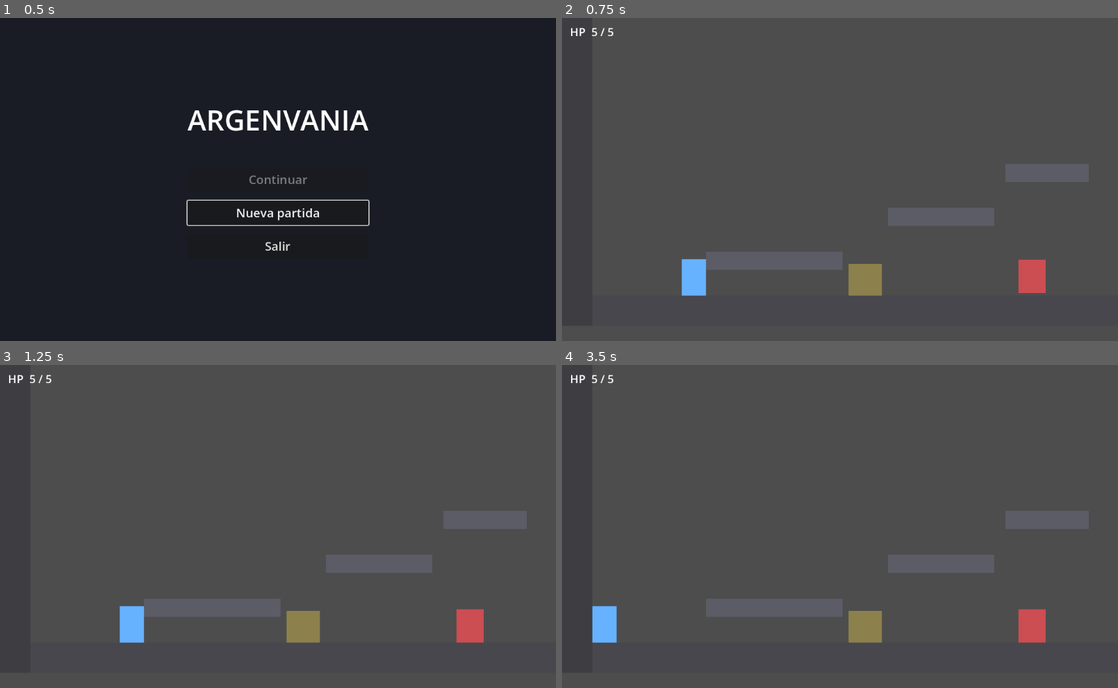
Above: before the commit, frames 1-4 (two rows, left to right).
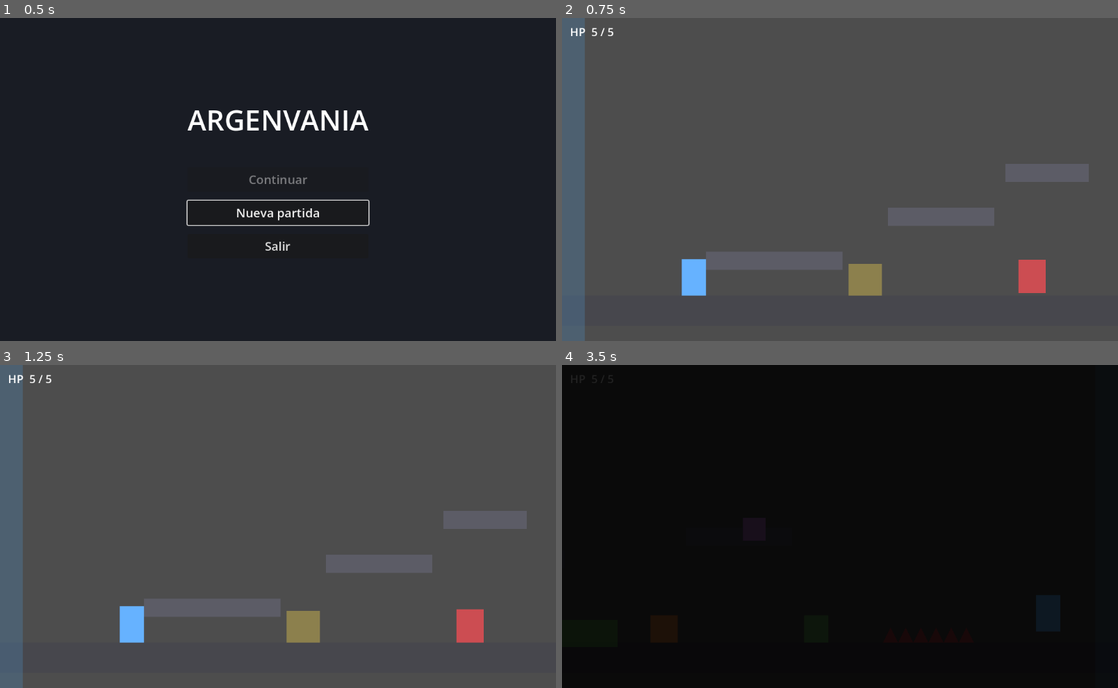
Above: after the commit, the same moments.

Repository: TrittoG/austral
Game: Godot game, scene res://scenes/title_screen.tscn
Same seed, same stepped clock (60 frames per second), same inputs: the game is played once before the commit and once after it.
Inputs:
- Up to frame 1 (0.5 s): no input
- Up to frame 2 (0.75 s): click "Nueva partida" at 0.5 s
- Up to frame 3 (1.25 s): no input
- Up to frame 4 (3.5 s): tap Enter at 1.25 s; hold D (move_right) 1.28-2.78 s; tap J (attack) at 1.35, 2.1, 3.05 s; tap Space (jump) at 1.52, 2.27 s; hold A (move_left) from 2.78 s (still down); tap Shift (dash) at 2.85 s

Frame 1 is identical in both runs. In frame 2, 4.1% of the frame differs, in the area x 0-5%, y 0-100%; in frame 3, 4.1%; in frame 4, 100%, in the area x 0-100%, y 0-100%.

Commit message:
Enemigos comunes (framework + 4 variantes), proyectil y hazards
- enemy_base.gd: framework reutilizable de enemigo comun (vida, recibir
  golpes con flash/knockback/hitstop, gravedad opcional, muerte,
  deteccion del player). Mismo patron de hurtbox/contacto que el dummy.
- Variantes (cada una su .tscn, todo @export):
  - Walker: patrulla, gira en paredes y bordes (raycast de borde). Contacto.
  - Flyer: vuela con vaiven seno, sigue lento al player. Sin gravedad. Contacto.
  - Charger: patrulla y embiste al detectarte cerca y a su nivel.
  - Shooter: quieto, dispara proyectiles cuando te tiene a tiro.
- projectile.tscn/.gd: vuela horizontal, dania al player (grupo
  enemy_hitbox), se destruye contra pared/player o por tiempo.
- Hazards: spikes.tscn (pinchos) y acid.tscn (charco), Area2D en grupo
  enemy_hitbox; el player ya recibe dano de ese grupo (sin script).
- demo_enemies.tscn: sala con todos colocados, conectada a la izquierda
  de room_01 para verlos funcionando.

Co-Authored-By: Claude Opus 4.8 <noreply@anthropic.com>

Diff:
--- /dev/null
+++ b/scenes/enemies/charger.tscn
@@ -0,0 +1,43 @@
+[gd_scene load_steps=5 format=3 uid="uid://c1charger0argen"]
+
+[ext_resource type="Script" path="res://scripts/enemies/enemy_charger.gd" id="1_charger"]
+
+[sub_resource type="RectangleShape2D" id="shape_body"]
+size = Vector2(36, 36)
+
+[sub_resource type="RectangleShape2D" id="shape_hurt"]
+size = Vector2(36, 36)
+
+[sub_resource type="RectangleShape2D" id="shape_contact"]
+size = Vector2(40, 40)
+
+[node name="Charger" type="CharacterBody2D"]
+collision_layer = 4
+collision_mask = 1
+script = ExtResource("1_charger")
+
+[node name="CollisionShape2D" type="CollisionShape2D" parent="."]
+shape = SubResource("shape_body")
+
+[node name="Body" type="ColorRect" parent="."]
+offset_left = -18.0
+offset_top = -18.0
+offset_right = 18.0
+offset_bottom = 18.0
+color = Color(0.85, 0.5, 0.25, 1)
+
+[node name="Hurtbox" type="Area2D" parent="." groups=["enemy_hurtbox"]]
+collision_layer = 16
+collision_mask = 0
+monitoring = false
+
+[node name="CollisionShape2D" type="CollisionShape2D" parent="Hurtbox"]
+shape = SubResource("shape_hurt")
+
+[node name="ContactDamage" type="Area2D" parent="." groups=["enemy_hitbox"]]
+collision_layer = 32
+collision_mask = 0
+monitoring = false
+
+[node name="CollisionShape2D" type="CollisionShape2D" parent="ContactDamage"]
+shape = SubResource("shape_contact")
--- /dev/null
+++ b/scenes/enemies/flyer.tscn
@@ -0,0 +1,44 @@
+[gd_scene load_steps=5 format=3 uid="uid://c1flyer0argen"]
+
+[ext_resource type="Script" path="res://scripts/enemies/enemy_flyer.gd" id="1_flyer"]
+
+[sub_resource type="RectangleShape2D" id="shape_body"]
+size = Vector2(30, 30)
+
+[sub_resource type="RectangleShape2D" id="shape_hurt"]
+size = Vector2(30, 30)
+
+[sub_resource type="RectangleShape2D" id="shape_contact"]
+size = Vector2(34, 34)
+
+[node name="Flyer" type="CharacterBody2D"]
+collision_layer = 4
+collision_mask = 0
+script = ExtResource("1_flyer")
+use_gravity = false
+
+[node name="CollisionShape2D" type="CollisionShape2D" parent="."]
+shape = SubResource("shape_body")
+
+[node name="Body" type="ColorRect" parent="."]
+offset_left = -15.0
+offset_top = -15.0
+offset_right = 15.0
+offset_bottom = 15.0
+color = Color(0.7, 0.45, 0.8, 1)
+
+[node name="Hurtbox" type="Area2D" parent="." groups=["enemy_hurtbox"]]
+collision_layer = 16
+collision_mask = 0
+monitoring = false
+
+[node name="CollisionShape2D" type="CollisionShape2D" parent="Hurtbox"]
+shape = SubResource("shape_hurt")
+
+[node name="ContactDamage" type="Area2D" parent="." groups=["enemy_hitbox"]]
+collision_layer = 32
+collision_mask = 0
+monitoring = false
+
+[node name="CollisionShape2D" type="CollisionShape2D" parent="ContactDamage"]
+shape = SubResource("shape_contact")
--- /dev/null
+++ b/scenes/enemies/projectile.tscn
@@ -0,0 +1,21 @@
+[gd_scene load_steps=3 format=3 uid="uid://c1projectile0argen"]
+
+[ext_resource type="Script" path="res://scripts/enemies/projectile.gd" id="1_proj"]
+
+[sub_resource type="CircleShape2D" id="shape_proj"]
+radius = 7.0
+
+[node name="Projectile" type="Area2D" groups=["enemy_hitbox"]]
+collision_layer = 32
+collision_mask = 3
+script = ExtResource("1_proj")
+
+[node name="CollisionShape2D" type="CollisionShape2D" parent="."]
+shape = SubResource("shape_proj")
+
+[node name="Body" type="ColorRect" parent="."]
+offset_left = -7.0
+offset_top = -7.0
+offset_right = 7.0
+offset_bottom = 7.0
+color = Color(1, 0.85, 0.3, 1)
--- /dev/null
+++ b/scenes/enemies/shooter.tscn
@@ -0,0 +1,45 @@
+[gd_scene load_steps=6 format=3 uid="uid://c1shooter0argen"]
+
+[ext_resource type="Script" path="res://scripts/enemies/enemy_shooter.gd" id="1_shooter"]
+[ext_resource type="PackedScene" path="res://scenes/enemies/projectile.tscn" id="2_proj"]
+
+[sub_resource type="RectangleShape2D" id="shape_body"]
+size = Vector2(34, 38)
+
+[sub_resource type="RectangleShape2D" id="shape_hurt"]
+size = Vector2(34, 38)
+
+[sub_resource type="RectangleShape2D" id="shape_contact"]
+size = Vector2(38, 42)
+
+[node name="Shooter" type="CharacterBody2D"]
+collision_layer = 4
+collision_mask = 1
+script = ExtResource("1_shooter")
+projectile_scene = ExtResource("2_proj")
+
+[node name="CollisionShape2D" type="CollisionShape2D" parent="."]
+shape = SubResource("shape_body")
+
+[node name="Body" type="ColorRect" parent="."]
+offset_left = -17.0
+offset_top = -19.0
+offset_right = 17.0
+offset_bottom = 19.0
+color = Color(0.3, 0.6, 0.75, 1)
+
+[node name="Hurtbox" type="Area2D" parent="." groups=["enemy_hurtbox"]]
+collision_layer = 16
+collision_mask = 0
+monitoring = false
+
+[node name="CollisionShape2D" type="CollisionShape2D" parent="Hurtbox"]
+shape = SubResource("shape_hurt")
+
+[node name="ContactDamage" type="Area2D" parent="." groups=["enemy_hitbox"]]
+collision_layer = 32
+collision_mask = 0
+monitoring = false
+
+[node name="CollisionShape2D" type="CollisionShape2D" parent="ContactDamage"]
+shape = SubResource("shape_contact")
--- /dev/null
+++ b/scenes/enemies/walker.tscn
@@ -0,0 +1,48 @@
+[gd_scene load_steps=5 format=3 uid="uid://c1walker0argen"]
+
+[ext_resource type="Script" path="res://scripts/enemies/enemy_walker.gd" id="1_walker"]
+
+[sub_resource type="RectangleShape2D" id="shape_body"]
+size = Vector2(32, 36)
+
+[sub_resource type="RectangleShape2D" id="shape_hurt"]
+size = Vector2(32, 36)
+
+[sub_resource type="RectangleShape2D" id="shape_contact"]
+size = Vector2(36, 40)
+
+[node name="Walker" type="CharacterBody2D"]
+collision_layer = 4
+collision_mask = 1
+script = ExtResource("1_walker")
+
+[node name="CollisionShape2D" type="CollisionShape2D" parent="."]
+shape = SubResource("shape_body")
+
+[node name="Body" type="ColorRect" parent="."]
+offset_left = -16.0
+offset_top = -18.0
+offset_right = 16.0
+offset_bottom = 18.0
+color = Color(0.4, 0.66, 0.36, 1)
+
+[node name="Hurtbox" type="Area2D" parent="." groups=["enemy_hurtbox"]]
+collision_layer = 16
+collision_mask = 0
+monitoring = false
+
+[node name="CollisionShape2D" type="CollisionShape2D" parent="Hurtbox"]
+shape = SubResource("shape_hurt")
+
+[node name="ContactDamage" type="Area2D" parent="." groups=["enemy_hitbox"]]
+collision_layer = 32
+collision_mask = 0
+monitoring = false
+
+[node name="CollisionShape2D" type="CollisionShape2D" parent="ContactDamage"]
+shape = SubResource("shape_contact")
+
+[node name="EdgeCheck" type="RayCast2D" parent="."]
+position = Vector2(22, 0)
+target_position = Vector2(0, 40)
+collision_mask = 1
--- /dev/null
+++ b/scenes/hazards/acid.tscn
@@ -0,0 +1,18 @@
+[gd_scene load_steps=2 format=3 uid="uid://c1acid0argen"]
+
+[sub_resource type="RectangleShape2D" id="shape_acid"]
+size = Vector2(160, 36)
+
+[node name="Acid" type="Area2D" groups=["enemy_hitbox"]]
+collision_layer = 32
+collision_mask = 0
+
+[node name="CollisionShape2D" type="CollisionShape2D" parent="."]
+shape = SubResource("shape_acid")
+
+[node name="ColorRect" type="ColorRect" parent="."]
+offset_left = -80.0
+offset_top = -18.0
+offset_right = 80.0
+offset_bottom = 18.0
+color = Color(0.4, 0.85, 0.3, 0.55)
--- /dev/null
+++ b/scenes/hazards/spikes.tscn
@@ -0,0 +1,15 @@
+[gd_scene load_steps=2 format=3 uid="uid://c1spikes0argen"]
+
+[sub_resource type="RectangleShape2D" id="shape_spikes"]
+size = Vector2(120, 16)
+
+[node name="Spikes" type="Area2D" groups=["enemy_hitbox"]]
+collision_layer = 32
+collision_mask = 0
+
+[node name="CollisionShape2D" type="CollisionShape2D" parent="."]
+shape = SubResource("shape_spikes")
+
+[node name="Polygon2D" type="Polygon2D" parent="."]
+color = Color(0.7, 0.24, 0.26, 1)
+polygon = PackedVector2Array(-60, 10, -50, -10, -40, 10, -30, -10, -20, 10, -10, -10, 0, 10, 10, -10, 20, 10, 30, -10, 40, 10, 50, -10, 60, 10)
--- /dev/null
+++ b/scenes/rooms/demo_enemies.tscn
@@ -0,0 +1,116 @@
+[gd_scene load_steps=13 format=3 uid="uid://c1demoenemies0argen"]
+
+[ext_resource type="Script" path="res://scripts/room.gd" id="1_room"]
+[ext_resource type="Script" path="res://scripts/room_transition.gd" id="2_door"]
+[ext_resource type="PackedScene" path="res://scenes/enemies/walker.tscn" id="3_walker"]
+[ext_resource type="PackedScene" path="res://scenes/enemies/flyer.tscn" id="4_flyer"]
+[ext_resource type="PackedScene" path="res://scenes/enemies/charger.tscn" id="5_charger"]
+[ext_resource type="PackedScene" path="res://scenes/enemies/shooter.tscn" id="6_shooter"]
+[ext_resource type="PackedScene" path="res://scenes/hazards/spikes.tscn" id="7_spikes"]
+[ext_resource type="PackedScene" path="res://scenes/hazards/acid.tscn" id="8_acid"]
+
+[sub_resource type="RectangleShape2D" id="shape_floor"]
+size = Vector2(1100, 40)
+
+[sub_resource type="RectangleShape2D" id="shape_wall"]
+size = Vector2(40, 640)
+
+[sub_resource type="RectangleShape2D" id="shape_door"]
+size = Vector2(30, 560)
+
+[sub_resource type="RectangleShape2D" id="shape_plat"]
+size = Vector2(140, 24)
+
+[node name="DemoEnemies" type="Node2D"]
+script = ExtResource("1_room")
+
+[node name="Floor" type="StaticBody2D" parent="."]
+position = Vector2(550, 600)
+
+[node name="CollisionShape2D" type="CollisionShape2D" parent="Floor"]
+shape = SubResource("shape_floor")
+
+[node name="ColorRect" type="ColorRect" parent="Floor"]
+offset_left = -550.0
+offset_top = -20.0
+offset_right = 550.0
+offset_bottom = 20.0
+color = Color(0.26, 0.24, 0.3, 1)
+
+[node name="WallLeft" type="StaticBody2D" parent="."]
+position = Vector2(20, 300)
+
+[node name="CollisionShape2D" type="CollisionShape2D" parent="WallLeft"]
+shape = SubResource("shape_wall")
+
+[node name="ColorRect" type="ColorRect" parent="WallLeft"]
+offset_left = -20.0
+offset_top = -320.0
+offset_right = 20.0
+offset_bottom = 320.0
+color = Color(0.2, 0.18, 0.24, 1)
+
+[node name="PlatformA" type="StaticBody2D" parent="."]
+position = Vector2(600, 440)
+
+[node name="CollisionShape2D" type="CollisionShape2D" parent="PlatformA"]
+shape = SubResource("shape_plat")
+
+[node name="ColorRect" type="ColorRect" parent="PlatformA"]
+offset_left = -70.0
+offset_top = -12.0
+offset_right = 70.0
+offset_bottom = 12.0
+color = Color(0.34, 0.32, 0.4, 1)
+
+[node name="PlatformB" type="StaticBody2D" parent="."]
+position = Vector2(300, 470)
+
+[node name="CollisionShape2D" type="CollisionShape2D" parent="PlatformB"]
+shape = SubResource("shape_plat")
+
+[node name="ColorRect" type="ColorRect" parent="PlatformB"]
+offset_left = -70.0
+offset_top = -12.0
+offset_right = 70.0
+offset_bottom = 12.0
+color = Color(0.34, 0.32, 0.4, 1)
+
+[node name="DoorRight" type="Area2D" parent="."]
+position = Vector2(1085, 400)
+collision_layer = 0
+collision_mask = 2
+script = ExtResource("2_door")
+target_room = "res://scenes/rooms/room_01.tscn"
+target_door = "DoorLeft"
+
+[node name="CollisionShape2D" type="CollisionShape2D" parent="DoorRight"]
+shape = SubResource("shape_door")
+
+[node name="ColorRect" type="ColorRect" parent="DoorRight"]
+offset_left = -15.0
+offset_top = -280.0
+offset_right = 15.0
+offset_bottom = 280.0
+color = Color(0.3, 0.6, 0.85, 0.25)
+
+[node name="Entry" type="Marker2D" parent="DoorRight"]
+position = Vector2(-75, 140)
+
+[node name="Walker" parent="." instance=ExtResource("3_walker")]
+position = Vector2(700, 562)
+
+[node name="Charger" parent="." instance=ExtResource("5_charger")]
+position = Vector2(500, 562)
+
+[node name="Shooter" parent="." instance=ExtResource("6_shooter")]
+position = Vector2(180, 561)
+
+[node name="Flyer" parent="." instance=ExtResource("4_flyer")]
+position = Vector2(620, 430)
+
+[node name="Spikes" parent="." instance=ExtResource("7_spikes")]
+position = Vector2(850, 570)
+
+[node name="Acid" parent="." instance=ExtResource("8_acid")]
+position = Vector2(360, 568)
--- a/scenes/rooms/room_01.tscn
+++ b/scenes/rooms/room_01.tscn
@@ -42,18 +42,26 @@
 offset_bottom = 20.0
 color = Color(0.28, 0.28, 0.3, 1)
 
-[node name="WallLeft" type="StaticBody2D" parent="."]
-position = Vector2(20, 300)
+[node name="DoorLeft" type="Area2D" parent="."]
+position = Vector2(15, 400)
+collision_layer = 0
+collision_mask = 2
+script = ExtResource("3_door")
+target_room = "res://scenes/rooms/demo_enemies.tscn"
+target_door = "DoorRight"
 
-[node name="CollisionShape2D" type="CollisionShape2D" parent="WallLeft"]
-shape = SubResource("shape_wall")
+[node name="CollisionShape2D" type="CollisionShape2D" parent="DoorLeft"]
+shape = SubResource("shape_door")
 
-[node name="ColorRect" type="ColorRect" parent="WallLeft"]
-offset_left = -20.0
-offset_top = -320.0
-offset_right = 20.0
-offset_bottom = 320.0
-color = Color(0.24, 0.24, 0.26, 1)
+[node name="ColorRect" type="ColorRect" parent="DoorLeft"]
+offset_left = -15.0
+offset_top = -280.0
+offset_right = 15.0
+offset_bottom = 280.0
+color = Color(0.3, 0.6, 0.85, 0.25)
+
+[node name="Entry" type="Marker2D" parent="DoorLeft"]
+position = Vector2(75, 140)
 
 [node name="PlatformA" type="StaticBody2D" parent="."]
 position = Vector2(280, 534)
--- /dev/null
+++ b/scripts/enemies/enemy_base.gd
@@ -0,0 +1,133 @@
+extends CharacterBody2D
+
+# ============================================================
+#  ENEMY BASE — framework de enemigo común (reutilizable)
+#  Maneja lo compartido: vida, recibir golpes (flash + knockback
+#  + hitstop), gravedad opcional, muerte, detección del player.
+#  La IA concreta (cómo se mueve/ataca cada bicho) va en el
+#  script que extiende a este, vía los "virtuales" del final.
+#
+#  Para que el player le pegue: el enemigo debe tener un Area2D
+#  "Hurtbox" en el grupo "enemy_hurtbox".
+#  Para que dañe al tocar: un Area2D en el grupo "enemy_hitbox".
+# ============================================================
+
+signal died
+
+@export_group("Vida")
+@export var max_health: int = 4
+
+@export_group("Daño y físico")
+## Daño por contacto (lo aplica el Area2D de contacto; informativo acá).
+@export var contact_damage: int = 1
+## Si cae por gravedad (apagar para voladores).
+@export var use_gravity: bool = true
+@export var gravity: float = 980.0
+
+@export_group("Feedback al ser golpeado")
+@export var knockback_force: float = 180.0
+@export var flash_color: Color = Color(1, 1, 1)
+@export var flash_time: float = 0.07
+## Congelamiento al impactarlo (0 = sin hitstop, mejor para hordas).
+@export var hit_hitstop: float = 0.02
+
+var health: int
+var is_dead: bool = false
+var flash_timer: float = 0.0
+var base_color: Color
+var player: Node2D = null
+
+@onready var body: ColorRect = $Body
+
+
+func _ready() -> void:
+	add_to_group("enemy")
+	health = max_health
+	base_color = body.color
+	_acquire_player()
+	_on_enemy_ready()
+
+
+func _physics_process(delta: float) -> void:
+	if is_dead:
+		return
+	if player == null or not is_instance_valid(player):
+		_acquire_player()
+	_update_flash(delta)
+
+	if use_gravity and not is_on_floor():
+		velocity.y += gravity * delta
+
+	_enemy_physics(delta)
+	move_and_slide()
+
+
+# La llama el ataque del player (hurtbox en grupo "enemy_hurtbox").
+func take_damage(amount: int, from_position: Vector2) -> void:
+	if is_dead:
+		return
+	health -= amount
+	body.color = flash_color
+	flash_timer = flash_time
+	if hit_hitstop > 0.0:
+		Juice.hitstop(hit_hitstop)
+
+	# Knockback en sentido contrario al atacante.
+	var dir := signf(global_position.x - from_position.x)
+	if dir == 0.0:
+		dir = 1.0
+	velocity.x = dir * knockback_force
+	if use_gravity:
+		velocity.y = -knockback_force * 0.4
+
+	if health <= 0:
+		_die()
+
+
+func _die() -> void:
+	is_dead = true
+	died.emit()
+	_on_death()
+	queue_free()
+
+
+func _update_flash(delta: float) -> void:
+	if flash_timer > 0.0:
+		flash_timer -= delta
+		if flash_timer <= 0.0:
+			body.color = base_color
+
+
+func _acquire_player() -> void:
+	player = get_tree().get_first_node_in_group("player")
+
+
+# Dirección al player: -1 izquierda, 1 derecha.
+func dir_to_player() -> int:
+	if player == null:
+		return 1
+	return 1 if player.global_position.x > global_position.x else -1
+
+
+func dist_to_player() -> float:
+	if player == null:
+		return 999999.0
+	return global_position.distance_to(player.global_position)
+
+
+# Diferencia de altura con el player (para decidir si "te ve" en su nivel).
+func height_diff_to_player() -> float:
+	if player == null:
+		return 999999.0
+	return absf(global_position.y - player.global_position.y)
+
+
+# ---- "Virtuales": cada bicho concreto los sobreescribe ----
+func _on_enemy_ready() -> void:
+	pass
+
+func _enemy_physics(_delta: float) -> void:
+	pass
+
+func _on_death() -> void:
+	pass
--- /dev/null
+++ b/scripts/enemies/enemy_charger.gd
@@ -0,0 +1,37 @@
+extends "res://scripts/enemies/enemy_base.gd"
+
+# ============================================================
+#  CHARGER — embestidor de piso
+#  Patrulla tranquilo hasta que te detecta cerca y a su mismo
+#  nivel; ahí se lanza en embestida hacia vos. Frena al chocar
+#  una pared. Daña por contacto.
+# ============================================================
+
+enum State { PATROL, CHARGE }
+
+@export var patrol_speed: float = 40.0
+@export var charge_speed: float = 240.0
+## A qué distancia te detecta para lanzarse.
+@export var detect_range: float = 260.0
+## Diferencia de altura máxima para considerarte "a su nivel".
+@export var level_tolerance: float = 60.0
+
+var state: int = State.PATROL
+var dir: int = 1
+
+
+func _enemy_physics(_delta: float) -> void:
+	match state:
+		State.PATROL:
+			velocity.x = dir * patrol_speed
+			if is_on_wall():
+				dir *= -1
+			# Detección: cerca y a su mismo nivel → embestir.
+			if dist_to_player() < detect_range and height_diff_to_player() < level_tolerance:
+				dir = dir_to_player()
+				state = State.CHARGE
+		State.CHARGE:
+			velocity.x = dir * charge_speed
+			# Frena contra la pared y vuelve a patrullar.
+			if is_on_wall():
+				state = State.PATROL
--- /dev/null
+++ b/scripts/enemies/enemy_flyer.gd
@@ -0,0 +1,38 @@
+extends "res://scripts/enemies/enemy_base.gd"
+
+# ============================================================
+#  FLYER — volador (contacto)
+#  Flota con un vaivén vertical (seno) alrededor de un punto
+#  que va siguiendo lento al player en horizontal. No usa
+#  gravedad (poné use_gravity = false en el inspector).
+# ============================================================
+
+## Amplitud del vaivén vertical (px).
+@export var bob_amplitude: float = 30.0
+## Velocidad del vaivén.
+@export var bob_speed: float = 3.0
+## Qué tan rápido persigue al player en horizontal (0 = se queda fijo).
+@export var follow_speed: float = 35.0
+## Ganancia del seguimiento al punto objetivo (más alto = más rígido).
+@export var steer_gain: float = 6.0
+
+var origin: Vector2
+var time: float = 0.0
+
+
+func _on_enemy_ready() -> void:
+	origin = global_position
+
+
+func _enemy_physics(delta: float) -> void:
+	time += delta
+
+	# El "ancla" sigue lento al player en horizontal.
+	if player != null and follow_speed > 0.0:
+		origin.x = move_toward(origin.x, player.global_position.x, follow_speed * delta)
+
+	# Punto objetivo: ancla + vaivén vertical.
+	var target := origin + Vector2(0.0, sin(time * bob_speed) * bob_amplitude)
+
+	# Steering proporcional hacia el objetivo (suave, sin dividir por delta).
+	velocity = (target - global_position) * steer_gain
--- /dev/null
+++ b/scripts/enemies/enemy_shooter.gd
@@ -0,0 +1,41 @@
+extends "res://scripts/enemies/enemy_base.gd"
+
+# ============================================================
+#  SHOOTER — atacante a distancia
+#  Se queda quieto (o casi) y cuando te tiene a tiro dispara un
+#  proyectil hacia tu lado cada cierto intervalo. Mantené
+#  distancia o cubrite; de cerca es vulnerable.
+# ============================================================
+
+## Escena del proyectil a disparar.
+@export var projectile_scene: PackedScene
+## Segundos entre disparos.
+@export var shoot_interval: float = 1.6
+## Distancia máxima a la que empieza a dispararte.
+@export var detect_range: float = 420.0
+## Desde dónde sale el proyectil respecto al centro.
+@export var muzzle_offset: float = 26.0
+
+var cooldown: float = 0.0
+
+
+func _enemy_physics(delta: float) -> void:
+	# Quieto: frena cualquier inercia (ej. knockback) de a poco.
+	velocity.x = move_toward(velocity.x, 0.0, 400.0 * delta)
+
+	cooldown -= delta
+	if projectile_scene == null:
+		return
+	if dist_to_player() < detect_range and cooldown <= 0.0:
+		_shoot()
+		cooldown = shoot_interval
+
+
+func _shoot() -> void:
+	var dir := dir_to_player()
+	var proj := projectile_scene.instantiate()
+	# Lo agregamos a la sala (nuestro padre) para que se descargue con ella.
+	get_parent().add_child(proj)
+	proj.global_position = global_position + Vector2(dir * muzzle_offset, 0.0)
+	if proj.has_method("setup"):
+		proj.setup(dir)
--- /dev/null
+++ b/scripts/enemies/enemy_walker.gd
@@ -0,0 +1,38 @@
+extends "res://scripts/enemies/enemy_base.gd"
+
+# ============================================================
+#  WALKER — patrullero de piso (cuerpo a cuerpo / contacto)
+#  Camina de un lado a otro, se da vuelta al chocar una pared
+#  o al llegar al borde de una plataforma. Daña por contacto.
+#  Poné move_speed = 0 para un bicho quieto que solo lastima.
+# ============================================================
+
+@export var move_speed: float = 60.0
+## Distancia hacia adelante donde chequea si sigue habiendo piso.
+@export var edge_check_ahead: float = 22.0
+
+var dir: int = 1
+
+@onready var edge_check: RayCast2D = $EdgeCheck
+
+
+func _on_enemy_ready() -> void:
+	_update_edge_check()
+
+
+func _enemy_physics(_delta: float) -> void:
+	velocity.x = dir * move_speed
+
+	# Darse vuelta al chocar una pared.
+	if is_on_wall():
+		dir *= -1
+		_update_edge_check()
+	# Darse vuelta al llegar a un borde (no hay piso adelante).
+	elif is_on_floor() and not edge_check.is_colliding():
+		dir *= -1
+		_update_edge_check()
+
+
+# Reposiciona el raycast de borde adelante, en la dirección de avance.
+func _update_edge_check() -> void:
+	edge_check.position.x = dir * edge_check_ahead
--- /dev/null
+++ b/scripts/enemies/projectile.gd
@@ -0,0 +1,38 @@
+extends Area2D
+
+# ============================================================
+#  PROJECTILE — proyectil enemigo
+#  Vuela horizontal en la dirección que le pasa el shooter.
+#  Daña al player por estar en el grupo "enemy_hitbox" (su
+#  hurtbox lo detecta). Se destruye al tocar pared o player,
+#  o al agotar su tiempo de vida.
+# ============================================================
+
+@export var speed: float = 230.0
+@export var lifetime: float = 4.0
+
+var dir: int = 1
+var time_left: float = 0.0
+
+
+func _ready() -> void:
+	time_left = lifetime
+	# Detecta colisión con mundo (1) y player (2) para autodestruirse.
+	body_entered.connect(_on_body_entered)
+
+
+# La llama el shooter al crearlo.
+func setup(direction: int) -> void:
+	dir = direction
+
+
+func _physics_process(delta: float) -> void:
+	position.x += dir * speed * delta
+	time_left -= delta
+	if time_left <= 0.0:
+		queue_free()
+
+
+func _on_body_entered(_body: Node2D) -> void:
+	# Tocó algo sólido (pared) o al player: desaparece.
+	queue_free()
Not shown: 1 places in scenes/boss_01.tscn that only renumber resources
Not shown: 1 places in scenes/rooms/boss_room.tscn that only renumber resources
Not shown, added: scripts/boss_01.gd.uid
Not shown, added: scripts/boss_arena.gd.uid
